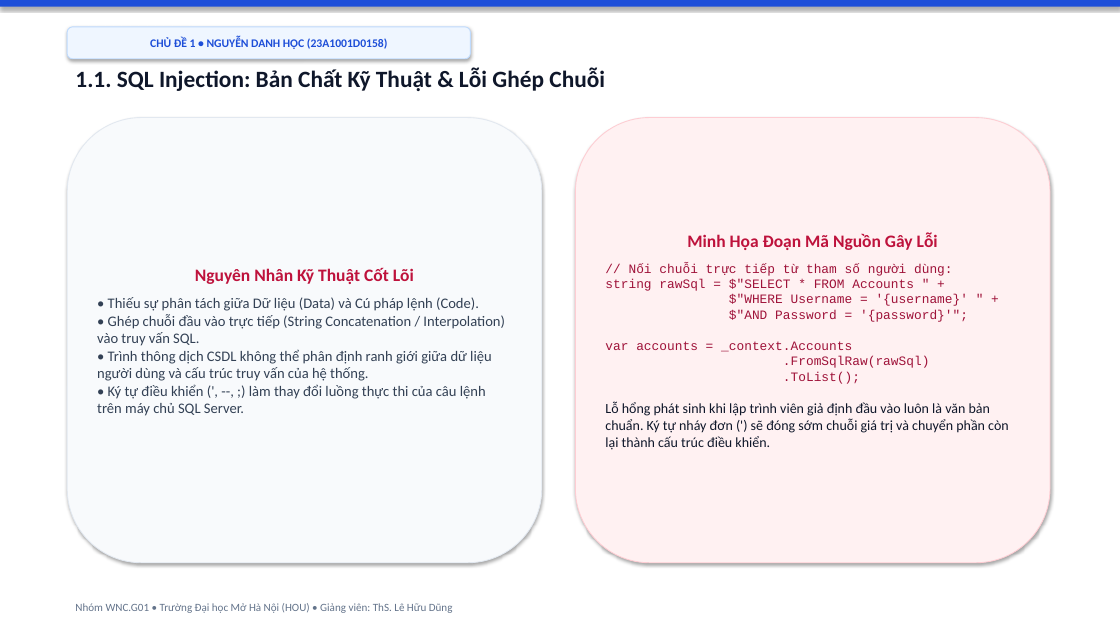
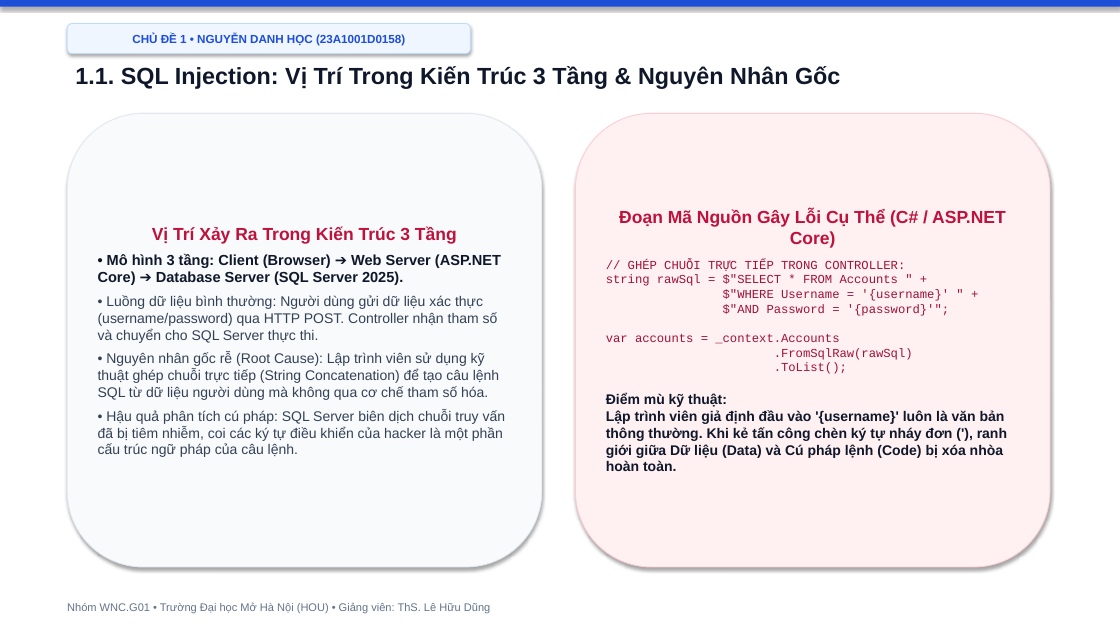
Before and after one commit to hocjsoo/OWASP_Demo, a slide deck: slide 2 of Slide_OWASP_Top3_Nhom_WNC_G01.pptx (slide 3 before the commit). Drawn at 1120x630 pixels with LibreOffice and Linux fonts; fonts in the diff are those of the drawing. Boxes give left, top, right and bottom in pixels: in the first picture for what was removed or moved away, otherwise in the second. Text is boxed around its words. In the diff, an @@ line names an element or a change of style, - is before the commit and + after.

```diff
--- a/Slide_OWASP_Top3_Nhom_WNC_G01.pptx
+++ b/Slide_OWASP_Top3_Nhom_WNC_G01.pptx
@@ rounded rectangle "CHỦ ĐỀ 1 • NGUYỄN ..." at (x1=67, y1=24, x2=471, y2=54): font Calibri to Arial @@
@@ rounded rectangle "CHỦ ĐỀ 1 • NGUYỄN ..." moved from (x1=67, y1=27, x2=471, y2=59) to (x1=67, y1=24, x2=471, y2=54) @@
@@ text at (x1=75, y1=66, x2=840, y2=89): text changed; font Calibri to Arial @@
-1.1. SQL Injection: Bản Chất Kỹ Thuật & Lỗi Ghép Chuỗi
+1.1. SQL Injection: Vị Trí Trong Kiến Trúc 3 Tầng & Nguyên Nhân Gốc
@@ rounded rectangle "Vị Trí Xảy Ra Trong ..." resized from (x1=67, y1=118, x2=542, y2=563) to (x1=67, y1=113, x2=542, y2=567) @@
@@ rounded rectangle "Đoạn Mã Nguồn Gây Lỗi ..." resized from (x1=576, y1=118, x2=1050, y2=563) to (x1=576, y1=113, x2=1050, y2=567) @@
@@ text in rounded rectangle at (x1=606, y1=209, x2=1007, y2=471): text changed; size 11 to 10.5 pt; font Courier New to Arial; bold on @@
-Minh Họa Đoạn Mã Nguồn Gây Lỗi
-// Nối chuỗi trực tiếp từ tham số người dùng:
-string rawSql = $"SELECT * FROM Accounts " +
-$"WHERE Username = '{username}' " +
-$"AND Password = '{password}'";
-var accounts = _context.Accounts
-.FromSqlRaw(rawSql)
-.ToList();
-Lỗ hổng phát sinh khi lập trình viên giả định đầu vào luôn là văn bản chuẩn. Ký tự nháy đơn (') sẽ đóng sớm chuỗi giá trị và chuyển phần còn lại thành cấu trúc điều khiển.
+Đoạn Mã Nguồn Gây Lỗi Cụ Thể (C# / ASP.NET Core)
+// GHÉP CHUỖI TRỰC TIẾP TRONG CONTROLLER:
+string rawSql = $"SELECT * FROM Accounts " +
+$"WHERE Username = '{username}' " +
+$"AND Password = '{password}'";
+var accounts = _context.Accounts
+.FromSqlRaw(rawSql)
+.ToList();
+Điểm mù kỹ thuật:
+Lập trình viên giả định đầu vào '{username}' luôn là văn bản thông thường. Khi kẻ tấn công chèn ký tự nháy đơn ('), ranh giới giữa Dữ liệu (Data) và Cú pháp lệnh (Code) bị xóa nhòa hoàn toàn.
@@ text in rounded rectangle at (x1=98, y1=226, x2=506, y2=457): text changed; size 12.5 to 12 pt; font Calibri to Arial @@
-Nguyên Nhân Kỹ Thuật Cốt Lõi
-• Thiếu sự phân tách giữa Dữ liệu (Data) và Cú pháp lệnh (Code).
-• Ghép chuỗi đầu vào trực tiếp (String Concatenation / Interpolation) vào truy vấn SQL.
-• Trình thông dịch CSDL không thể phân định ranh giới giữa dữ liệu người dùng và cấu trúc truy vấn của hệ thống.
-• Ký tự điều khiển (', --, ;) làm thay đổi luồng thực thi của câu lệnh trên máy chủ SQL Server.
+Vị Trí Xảy Ra Trong Kiến Trúc 3 Tầng
+• Mô hình 3 tầng: Client (Browser) ➔ Web Server (ASP.NET Core) ➔ Database Server (SQL Server 2025).
+• Luồng dữ liệu bình thường: Người dùng gửi dữ liệu xác thực (username/password) qua HTTP POST. Controller nhận tham số và chuyển cho SQL Server thực thi.
+• Nguyên nhân gốc rễ (Root Cause): Lập trình viên sử dụng kỹ thuật ghép chuỗi trực tiếp (String Concatenation) để tạo câu lệnh SQL từ dữ liệu người dùng mà không qua cơ chế tham số hóa.
+• Hậu quả phân tích cú pháp: SQL Server biên dịch chuỗi truy vấn đã bị tiêm nhiễm, coi các ký tự điều khiển của hacker là một phần cấu trúc ngữ pháp của câu lệnh.
@@ text "Nhóm WNC.G01 • Trường Đại ..." at (x1=67, y1=603, x2=490, y2=614): font Calibri to Arial @@
```
Also in this commit, not shown: 17 other slides changed, 1 slide added, 4 slides removed, 34 other files.
